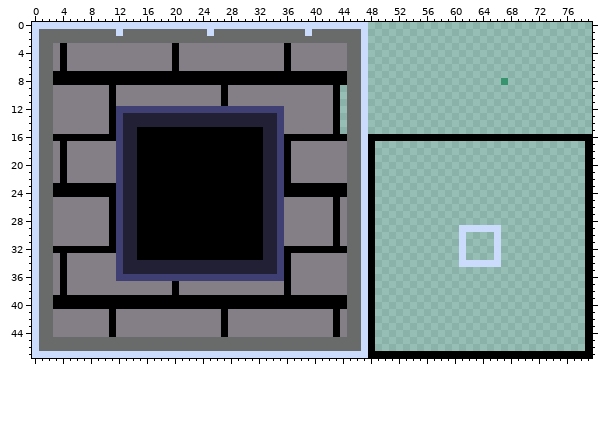
File history of a pixel-art file, Assets/testTileset.ase. The picture above was drawn from the file before the commit.
80x48 pixels, 1 frame.
New version:
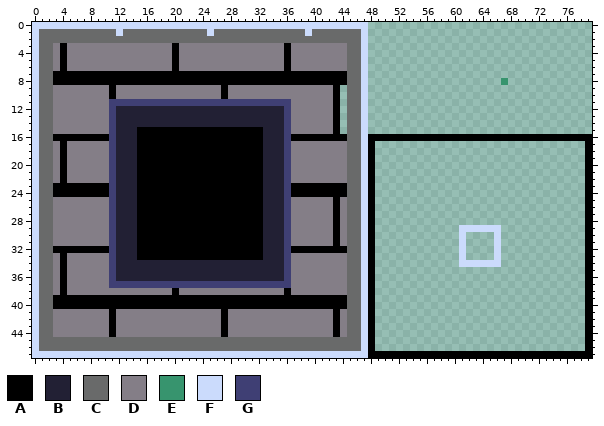
Palette (. is transparent): A #000000  B #222034  C #696a6a  D #847e87  E #37946e  F #cbdbfc  G #3f3f74
Difference:
The edit turns colour G into colour B in row 12 at x 12 to 35; in rows 13 to 35 at x 12 and 35; in row 36 at x 12 to 35.
The edit turns colour A into colour G in row 11 at x 11 and 27; in rows 12 to 15 at x 11; in row 16 at x 11 and 36; in rows 17 to 22 at x 36; in rows 23 to 24 at x 11 and 36; in rows 25 to 31 at x 11.
The edit turns colour A into colour G in row 32 at x 11 and 36; in rows 33 to 36 at x 36; in row 37 at x 20 and 36.
The edit turns colour D into colour G in row 11 at x 12 to 26 and 28 to 36; in rows 12 to 15 at x 36; in rows 17 to 22 at x 11; in rows 25 to 31 at x 36; in rows 33 to 36 at x 11; in row 37 at x 11 to 19 and 21 to 35.
Where, in picture pixels (left, top, right, bottom), the same in both pictures:
changed: (109, 99, 291, 288)
